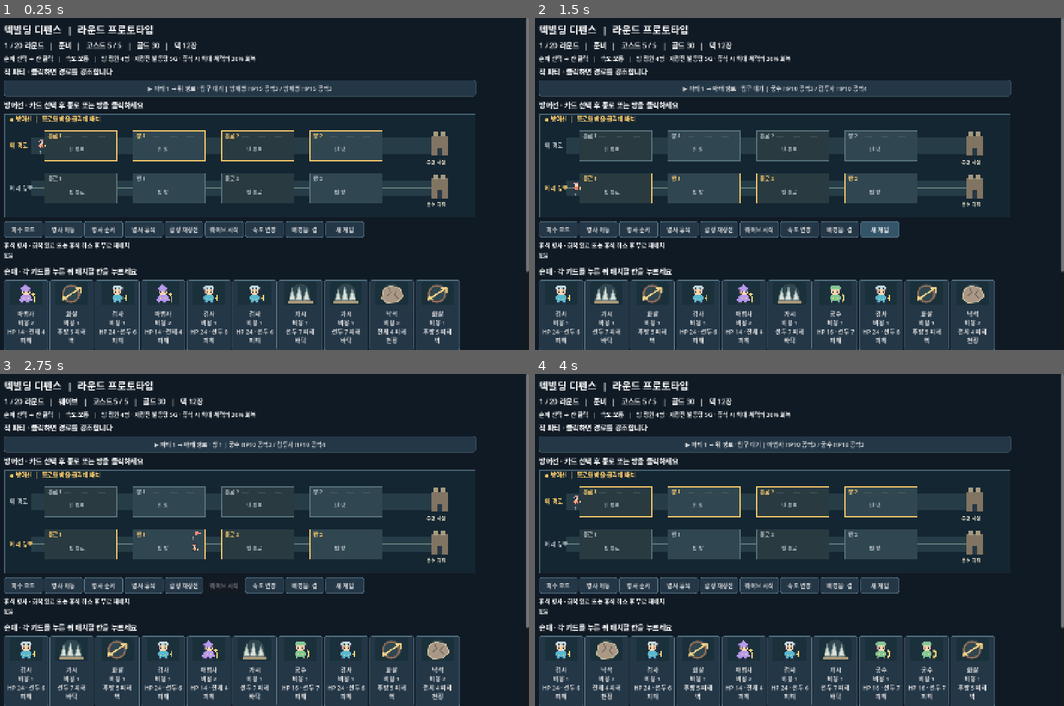
Above: before the commit, frames 1-4 (two rows, left to right).
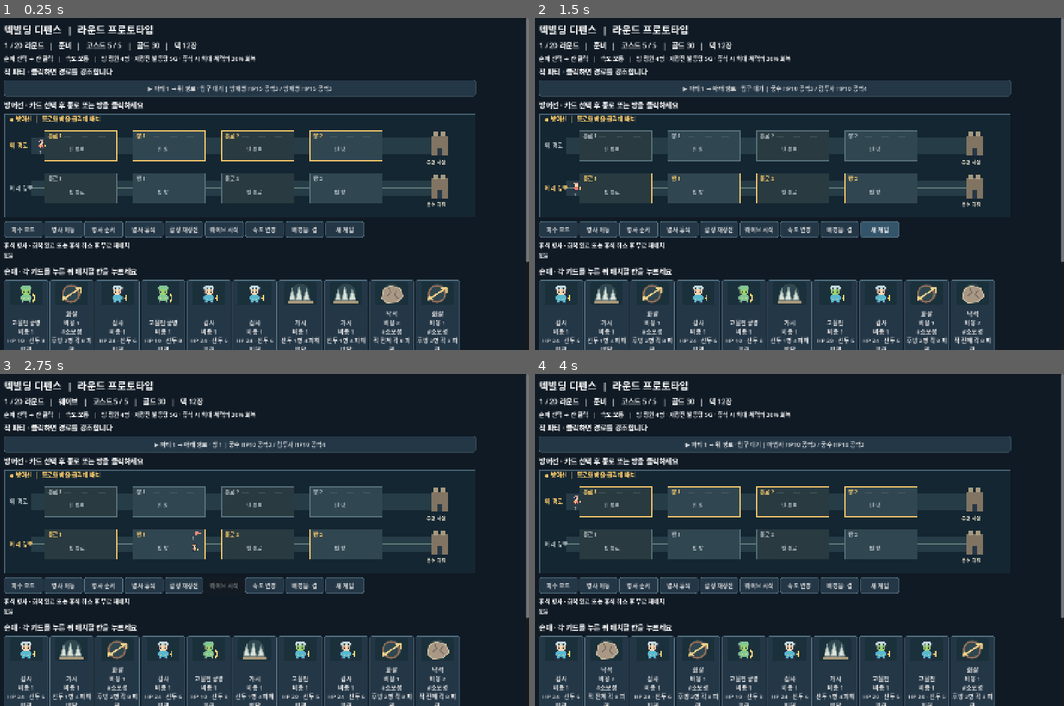
Above: after the commit, the same moments.

Repository: m16sk69-byte/DECK-BUILDING
Game: Godot game, scene res://main.tscn
Two runs of this game, one before a commit and one after it. Both use one fixed random seed, a clock stepped at 60 frames per second and the inputs below.
Inputs:
- Up to frame 1 (0.25 s): no input
- Up to frame 2 (1.5 s): click "웨이브 시작" at 0.5 s; click "새 게임" at 1.25 s
- Up to frame 3 (2.75 s): click "웨이브 시작" at 2 s
- Up to frame 4 (4 s): click "새 게임" at 2.75 s; click "▶ 파티 1 → 위 경로 · 입구 대기 | 마법사 H…" at 3.5 s

The runs differ from the first frame. In frame 1, 2.3% of the frame differs, in the area x 1-100%, y 73-100%; in frame 2, 2.3%; in frame 3, 2.3%; in frame 4, 2.3%.

Commit message:
Add goblins and consumable trap rules

Diff:
--- a/check_prototype.gd
+++ b/check_prototype.gd
@@ -11,7 +11,9 @@
 	assert(game.hand.size() == 10)
 	assert(game.deck.size() == 12)
 	assert(game.gold == 30)
-	assert(game.card_icons.size() == 6 and game.music_player.stream != null)
+	assert(game.card_icons.size() == 8 and game.music_player.stream != null)
+	assert(game.CARDS["고블린"].hp == 20 and game.CARDS["고블린"].attack == 5 and game.CARDS["고블린"].cost == 1)
+	assert(game.CARDS["고블린 궁병"].hp == 10 and game.CARDS["고블린 궁병"].attack == 8 and game.CARDS["고블린 궁병"].cost == 1)
 	game._toggle_music()
 	assert(not game.music_enabled)
 	game._toggle_music()
@@ -135,7 +137,7 @@
 	var test_party = {"lane":0, "units":[{"name":"적", "hp":100, "attack":1}]}
 	game._apply_traps(test_party, 0)
 	game._apply_traps(test_party, 0)
-	assert(trap.hits == 2 and test_party.units[0].hp == 86)
+	assert(trap.hits == 2 and test_party.units[0].hp == 92)
 	trap.active = false
 	game.gold = 10
 	game._slot_pressed(0, 0, false)
@@ -199,6 +201,28 @@
 	game.lanes[0].rooms[0].append(doomed)
 	game._fight({"lane":0, "units":[{"name":"적", "hp":100, "attack":99}]}, 0)
 	assert(game.lanes[0].rooms[0].is_empty() and game.deck.size() == original_deck_size and game.deck.has(dead_card))
+	# Consumable traps fire once across parties, then work again after rearming.
+	game._new_game()
+	var arrows = {"name":"화살", "active":true, "hits":0, "placed_round":1}
+	game.lanes[0].traps[0].append(arrows)
+	var first_party = {"lane":0, "units":[{"name":"앞", "hp":20}, {"name":"중간", "hp":20}, {"name":"뒤", "hp":20}]}
+	var second_party = {"lane":0, "units":[{"name":"혼자", "hp":20}]}
+	game._apply_traps(first_party, 0)
+	assert(first_party.units[0].hp == 20 and first_party.units[1].hp == 12 and first_party.units[2].hp == 12)
+	assert(not arrows.active and arrows.hits == 1)
+	game._apply_traps(second_party, 0)
+	assert(second_party.units[0].hp == 20 and arrows.hits == 1)
+	game._set_mode("rearm")
+	game._slot_pressed(0, 0, false)
+	assert(arrows.active and arrows.hits == 0 and game.gold == 25)
+	game._apply_traps(second_party, 0)
+	assert(second_party.units[0].hp == 12 and not arrows.active)
+	var rocks = {"name":"낙석", "active":true, "hits":0, "placed_round":1}
+	game.lanes[0].traps[1].append(rocks)
+	var rock_party = {"lane":0, "units":[{"name":"앞", "hp":20}, {"name":"뒤", "hp":20}]}
+	game._apply_traps(rock_party, 1)
+	game._apply_traps(rock_party, 1)
+	assert(rock_party.units[0].hp == 12 and rock_party.units[1].hp == 12 and rocks.hits == 1 and not rocks.active)
 	# A real wave must finish while showing the individual combat actions.
 	game._new_game()
 	game.speed = 0.001
--- a/main.gd
+++ b/main.gd
@@ -2,9 +2,11 @@
 
 # Prototype values; see README for the assumptions behind them.
 const CARDS = {
-	"가시": {"type":"trap", "slot":"바닥", "cost":1, "damage":7, "description":"선두 7 피해"},
-	"화살": {"type":"trap", "slot":"벽", "cost":1, "damage":5, "description":"후방 5 피해"},
-	"낙석": {"type":"trap", "slot":"천장", "cost":2, "damage":4, "description":"전체 4 피해"},
+	"가시": {"type":"trap", "slot":"바닥", "cost":1, "damage":4, "consumable":false, "description":"선두 1명 4 피해"},
+	"화살": {"type":"trap", "slot":"벽", "cost":1, "damage":8, "consumable":true, "description":"#소모성\n후방 2명 각 8 피해"},
+	"낙석": {"type":"trap", "slot":"천장", "cost":2, "damage":8, "consumable":true, "description":"#소모성\n적 전체 각 8 피해"},
+	"고블린": {"type":"soldier", "cost":1, "hp":20, "attack":5, "description":"HP 20 · 선두 5 피해"},
+	"고블린 궁병": {"type":"soldier", "cost":1, "hp":10, "attack":8, "description":"HP 10 · 선두 8 피해"},
 	"검사": {"type":"soldier", "cost":1, "hp":24, "attack":6, "description":"HP 24 · 선두 6 피해"},
 	"궁수": {"type":"soldier", "cost":1, "hp":16, "attack":7, "description":"HP 16 · 선두 7 피해"},
 	"마법사": {"type":"soldier", "cost":2, "hp":14, "attack":4, "description":"HP 14 · 전체 4 피해"},
@@ -73,7 +75,7 @@
 		if image.load_svg_from_string(svg) == OK:
 			card_icons[card_name] = ImageTexture.create_from_image(image)
 	var pixel_art = preload("res://pixel_characters.gd")
-	for kind in ["검사", "궁수", "마법사"]:
+	for kind in ["검사", "궁수", "마법사", "고블린", "고블린 궁병"]:
 		card_icons[kind] = pixel_art.make_card(kind)
 		sprite_icons[kind] = pixel_art.make_sprite(kind)
 	for kind in ["방패병", "검투사", "궁수", "마법사", "보스"]:
@@ -226,7 +228,7 @@
 	moving_soldier.clear()
 	selected_order.clear()
 	next_card_id = 0
-	for card_name in ["가시", "가시", "화살", "낙석", "검사", "검사", "검사", "궁수", "궁수", "마법사", "마법사", "화살"]:
+	for card_name in ["가시", "가시", "화살", "낙석", "검사", "검사", "검사", "고블린", "고블린", "고블린 궁병", "고블린 궁병", "화살"]:
 		_add_card(card_name)
 	lanes = []
 	for lane in range(2):
@@ -544,11 +546,14 @@
 		var targets := _live_enemies(party)
 		if targets.is_empty(): break
 		trap.hits += 1
+		if CARDS[trap.name].get("consumable", false):
+			trap.active = false
 		var damage: int = CARDS[trap.name].damage + trap_bonus
 		if trap.name == "낙석":
 			for unit in targets: _damage_enemy(unit, damage, trap.name)
 		elif trap.name == "화살":
-			_damage_enemy(targets.back(), damage, trap.name)
+			for i in range(maxi(0, targets.size() - 2), targets.size()):
+				_damage_enemy(targets[i], damage, trap.name)
 		else:
 			_damage_enemy(targets.front(), damage, trap.name)
 
--- a/pixel_characters.gd
+++ b/pixel_characters.gd
@@ -59,6 +59,8 @@
 }
 
 static func _base_kind(kind: String) -> String:
+	if kind == "고블린": return "검사"
+	if kind == "고블린 궁병": return "궁수"
 	if kind == "방패병" or kind == "검투사" or kind == "보스": return "검사"
 	return kind if PATTERNS.has(kind) else "검사"
 
@@ -70,6 +72,8 @@
 		"E":Color("263044"), "B":Color("58b9d0"), "G":Color("80c894"),
 		"P":Color("b69bed"), "Y":Color("f9d779"),
 	}
+	if kind == "고블린" or kind == "고블린 궁병":
+		palette["S"] = Color("9ed271")
 	if enemy:
 		palette["B"] = Color("e67e70")
 		palette["G"] = Color("d9976f")
Not shown, changed: CLOUD_HANDOFF.md
Not shown, changed: GAME_DESIGN.md
